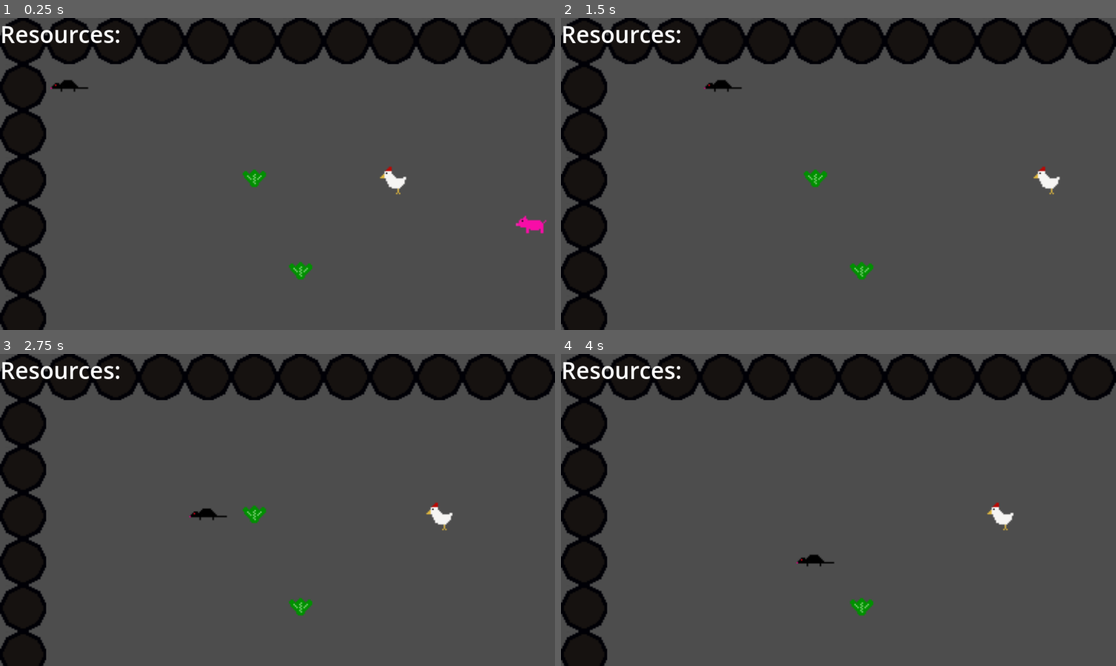
Above: before the commit, frames 1-4 (two rows, left to right).
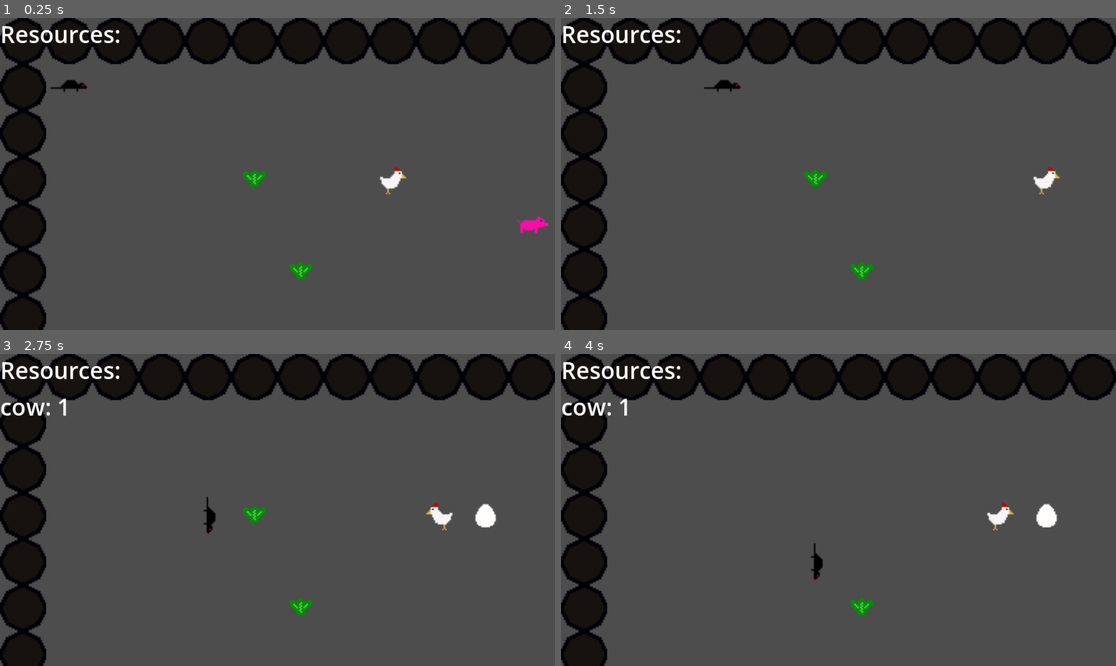
Above: after the commit, the same moments.

Repository: GymShrek/Cooking_mamba_fresh
Game: Godot game, scene res://scenes/Main.tscn
Same seed, same stepped clock (60 frames per second), same inputs: the game is played once before the commit and once after it.
Inputs:
- Up to frame 1 (0.25 s): no input
- Up to frame 2 (1.5 s): tap Enter at 0.5 s; hold Right (ui_right) 0.53-1.28 s; hold Down (ui_down) from 1.28 s (still down)
- Up to frame 3 (2.75 s): tap Space at 2 s; release Down (ui_down) at 2.03 s; hold Right (ui_right) from 2.03 s (still down)
- Up to frame 4 (4 s): release Right (ui_right) at 2.78 s; hold Up (ui_up) 2.78-3.53 s; hold Left (ui_left) from 3.53 s (still down)

The runs differ from the first frame. In frame 1, 0.4% of the frame differs, in the area x 9-99%, y 19-70%; in frame 2, 0.3%; in frame 3, 0.6%; in frame 4, 0.8%, in the area x 0-90%, y 14-73%.

Commit message:
updated animal movement patterns, corrected rotations, removed crashing error

Diff:
--- a/scripts/collectible.gd
+++ b/scripts/collectible.gd
@@ -10,6 +10,7 @@
 var target_position = Vector2i()
 var is_flying = false  # For chicken animation states
 var flying_cooldown = 0
+var facing_direction = Vector2i(1, 0)  # Default facing right
 
 # Resource textures dictionary
 var resource_textures = {
@@ -38,6 +39,7 @@
 # Reference to grid and main nodes
 var grid
 var main
+var egg_spawn_chance = 0.05  # 5% chance to spawn an egg per chicken movement
 
 func _ready():
 	# Set up the collectible appearance based on resource type
@@ -52,9 +54,9 @@
 		is_moving = true
 
 		# Set size multiplier for cow
-		#if resource_type == "cow":
-			#size_multiplier = 2
-			#scale = Vector2(2, 1)  # Double the length, same width
+		if resource_type == "cow":
+			size_multiplier = 2
+			scale = Vector2(2, 2)  # Double the length and width
 
 func set_resource_type(type):
 	resource_type = type
@@ -67,7 +69,7 @@
 		# Set size multiplier for cow
 		if resource_type == "cow":
 			size_multiplier = 2
-			scale = Vector2(2, 1)  # Double the length, same width
+			scale = Vector2(2, 2)  # Make it 2x2 in size
 	else:
 		is_animal = false
 		is_moving = false
@@ -88,8 +90,48 @@
 		else:
 			$Sprite2D.texture = resource_textures[resource_type]
 
+		# Handle sprite rotation based on facing direction
+		if is_animal:
+			update_sprite_direction()
+
+func update_sprite_direction():
+	# Reset rotation and flip
+	$Sprite2D.rotation = 0
+	$Sprite2D.flip_h = false
+	$Sprite2D.flip_v = false
+
+	# Apply appropriate transform based on facing direction
+	if facing_direction.x > 0:  # Right
+		# Default sprite orientation is typically facing left, so flip it
+		$Sprite2D.flip_h = true
+	elif facing_direction.x < 0:  # Left
+		# No change if sprite already faces left
+		pass
+	elif facing_direction.y > 0:  # Down
+		$Sprite2D.rotation = deg_to_rad(90)
+		# Depending on your sprites, you may need to flip as well
+		$Sprite2D.flip_h = true  # This might need adjustment based on your sprites
+	elif facing_direction.y < 0:  # Up
+		$Sprite2D.rotation = deg_to_rad(-90)
+		# Depending on your sprites, you may need to flip as well
+		$Sprite2D.flip_h = true  # This might need adjustment based on your sprites
+
 func move(snake_segments):
 	if not is_moving or not is_animal:
+		return
+
+	# If chicken is flying, it's uncollectible
+	if resource_type == "chicken" and is_flying:
+		flying_cooldown -= 1
+		if flying_cooldown <= 0:
+			is_flying = false
+			# Check if we landed on the snake, if so, move to the nearest available position
+			var grid_pos = grid.world_to_grid(position)
+			for segment in snake_segments:
+				if segment.grid_pos == grid_pos:
+					slide_to_nearest_valid_position(grid_pos, segment.grid_pos)
+					break
+		update_appearance()
 		return
 
 	var grid_pos = grid.world_to_grid(position)
@@ -101,10 +143,18 @@
 			new_pos = move_mouse(grid_pos, snake_head_pos, snake_segments)
 		"chicken":
 			new_pos = move_chicken(grid_pos, snake_head_pos, snake_segments)
+			# Check for egg spawning chance
+			if randf() <= egg_spawn_chance:
+				spawn_egg_behind(grid_pos)
 		"pig":
 			new_pos = move_pig(grid_pos, snake_head_pos, snake_segments)
 		"cow":
 			new_pos = move_cow(grid_pos, snake_head_pos, snake_segments)
+
+	# Update facing direction based on movement
+	if new_pos != grid_pos:
+		facing_direction = new_pos - grid_pos
+		update_sprite_direction()
 
 	# Update position if it changed and the new position is valid
 	if new_pos != grid_pos and is_position_valid(new_pos, resource_type):
@@ -115,6 +165,46 @@
 
 		position = grid.grid_to_world(new_pos)
 
+# Slide to nearest valid position when chicken lands on the snake
+func slide_to_nearest_valid_position(current_pos, snake_pos):
+	var directions = [
+		Vector2i(1, 0),   # Right
+		Vector2i(-1, 0),  # Left
+		Vector2i(0, 1),   # Down
+		Vector2i(0, -1)   # Up
+	]
+
+	# Try each direction until we find a valid position
+	for dir in directions:
+		var test_pos = current_pos + dir
+		if is_position_valid(test_pos) and test_pos != snake_pos:
+			position = grid.grid_to_world(test_pos)
+			facing_direction = dir
+			update_sprite_direction()
+			return
+
+# Spawn an egg behind the chicken
+func spawn_egg_behind(chicken_pos):
+	# Calculate position behind the chicken (opposite of facing direction)
+	var behind_pos = chicken_pos - facing_direction
+
+	# Check if position is valid
+	if not is_position_valid(behind_pos):
+		return
+
+	# Check if there's already a collectible there
+	for collectible in main.get_node("Collectibles").get_children():
+		if grid.world_to_grid(collectible.position) == behind_pos:
+			return
+
+	# Create the egg
+	var egg = load("res://scenes/Collectible.tscn").instantiate()
+	egg.position = grid.grid_to_world(behind_pos)
+	egg.set_resource_type("egg")
+
+	# Add to the scene
+	main.get_node("Collectibles").add_child(egg)
+
 # Check if a position is valid (not occupied by animals or snake and within grid)
 func is_position_valid(pos, ignore_resource_type = ""):
 	# Check if it's within the grid bounds and not a wall
@@ -134,10 +224,12 @@
 			if collectible.resource_type != "cow" and collectible_pos == pos:
 				return false
 
-			# For cow (2x1 size)
+			# For cow (2x2 size)
 			if collectible.resource_type == "cow":
-				if collectible_pos == pos or collectible_pos + Vector2i(1, 0) == pos:
-					return false
+				for x in range(2):
+					for y in range(2):
+						if collectible_pos + Vector2i(x, y) == pos:
+							return false
 
 	return true
 
@@ -228,20 +320,12 @@
 
 # Chicken movement: back and forth with jumping when snake approaches
 func move_chicken(curr_pos, snake_head_pos, snake_segments):
-	# Handle flying animation state
-	if is_flying:
-		flying_cooldown -= 1
-		if flying_cooldown <= 0:
-			is_flying = false
-		update_appearance()
-		return curr_pos  # Don't move while flying
-
 	# Check if snake is within 1 square - activate flying
-	if snake_head_pos != Vector2i(-1, -1) and (snake_head_pos - curr_pos).length() <= 1.5:
+	if not is_flying and snake_head_pos != Vector2i(-1, -1) and (snake_head_pos - curr_pos).length() <= 1.5:
 		is_flying = true
 		flying_cooldown = 2  # Will take 2 turns to land
 		update_appearance()
-		return curr_pos
+		return curr_pos  # Don't move while flying starts
 
 	# 50% chance to move randomly, 50% chance to return to starting position
 	if movement_pattern.size() == 0:
@@ -357,7 +441,7 @@
 		var milk_pos = grid.world_to_grid(nearest_milk.position)
 
 		# If too far from milk, move toward it
-		if min_distance > 4:
+		if min_distance > 8:  # Increased from 4 to 8 as requested
 			# Calculate the direction vector (avoid using normalized)
 			var diff = milk_pos - curr_pos
 			if abs(diff.x) > abs(diff.y):
@@ -383,7 +467,7 @@
 			# Choose first direction that keeps cow within range of milk
 			for dir in directions:
 				var new_pos = Vector2i(curr_pos.x + dir.x * 2, curr_pos.y + dir.y * 2)
-				if (new_pos - milk_pos).length() <= 4 and is_position_valid(new_pos):
+				if (new_pos - milk_pos).length() <= 8 and is_position_valid(new_pos):
 					move_dir = dir
 					break
 	else:
@@ -408,7 +492,6 @@
 	return curr_pos  # Stay in place if no valid moves
 
 # Helper function to move toward a target position
-# Renamed to avoid confusion with any built-in move_toward function
 func move_toward_pos(curr_pos, target_pos, snake_segments):
 	var diff = target_pos - curr_pos
 	var move_dir = Vector2i()
--- a/scripts/snake_body.gd
+++ b/scripts/snake_body.gd
@@ -6,6 +6,11 @@
 var is_double_front = false  # First half of a double-width segment
 var is_double_back = false   # Second half of a double-width segment
 
+# Standard textures
+var standard_body_texture = preload("res://assets/mamba_mid_full.png")
+var double_body_texture = preload("res://assets/mamba_mid_double.png")
+
+# Resource textures dictionary - organized by resource types
 var resource_textures = {
 	# Static resources
 	"wheat": preload("res://assets/wheat_snake.png"),
@@ -14,11 +19,14 @@
 	"egg": preload("res://assets/egg_snake.png"),
 	"milk": preload("res://assets/milk_snake.png"),
 
-	# Animals
+	# Animals - Front/Back pairs for double-width resources
+	"cow_front": preload("res://assets/cow_snake_front.png"),
+	"cow_back": preload("res://assets/cow_snake_back.png"),
+
+	# Regular animal resources
 	"mouse": preload("res://assets/mouse_snake.png"),
 	"chicken": preload("res://assets/chicken_snake.png"),
-	"pig": preload("res://assets/pig_snake.png"),
-	"cow": preload("res://assets/cow_snake.png")
+	"pig": preload("res://assets/pig_snake.png")
 }
 
 func _ready():
@@ -32,69 +40,39 @@
 
 	update_appearance()
 
-# Set this segment as the front half of a double-width resource
-#func set_is_double_front(value):
-#	is_double_front = value
-#	update_appearance()
+func set_is_double_front(value):
+	is_double_front = value
+	update_appearance()
 
-# Set this segment as the back half of a double-width resource
-##	is_double_back = value
-	#update_appearance()
+func set_is_double_back(value):
+	is_double_back = value
+	update_appearance()
 
 func update_appearance():
-	# Base resource type (remove "_back" suffix if present)
-	var base_resource_type = resource_type
-	if base_resource_type.ends_with("_back"):
-		base_resource_type = base_resource_type.substr(0, base_resource_type.length() - 5)
+	# Choose the appropriate base texture for the segment
+	if is_double_front or is_double_back:
+		$Sprite2D.texture = double_body_texture
+	else:
+		$Sprite2D.texture = standard_body_texture
 
-	# Choose the appropriate base texture for the segment
-	if is_double_front:
-		# Front half of a double-width resource
-		$Sprite2D.texture = preload("res://assets/mamba_mid_full.png")
+	# If carrying food, add resource sprite
+	if is_carrying_food and resource_type != "":
+		# Create resource sprite if it doesn't exist
+		if not has_node("ResourceSprite"):
+			var resource_sprite = Sprite2D.new()
+			resource_sprite.name = "ResourceSprite"
+			add_child(resource_sprite)
 
-		# Add the resource sprite (front half)
-		if is_carrying_food and resource_textures.has(base_resource_type):
-			# Create resource sprite if it doesn't exist
-			if not has_node("ResourceSprite"):
-				var resource_sprite = Sprite2D.new()
-				resource_sprite.name = "ResourceSprite"
-				add_child(resource_sprite)
+		# Check if we have a texture for this resource type
+		if resource_textures.has(resource_type):
+			$ResourceSprite.texture = resource_textures[resource_type]
+			$ResourceSprite.visible = true
 
-			# Show the front half of the resource
-			$ResourceSprite.texture = resource_textures[base_resource_type]
-			$ResourceSprite.region_enabled = true
-			$ResourceSprite.region_rect = Rect2(0, 0, $ResourceSprite.texture.get_width() / 2, $ResourceSprite.texture.get_height())
-
-	elif is_double_back:
-		# Back half of a double-width resource
-		$Sprite2D.texture = preload("res://assets/mamba_mid_full.png")
-
-		# Add the resource sprite (back half)
-		if is_carrying_food and resource_textures.has(base_resource_type):
-			# Create resource sprite if it doesn't exist
-			if not has_node("ResourceSprite"):
-				var resource_sprite = Sprite2D.new()
-				resource_sprite.name = "ResourceSprite"
-				add_child(resource_sprite)
-
-			# Show the back half of the resource
-			$ResourceSprite.texture = resource_textures[base_resource_type]
-			$ResourceSprite.region_enabled = true
-			$ResourceSprite.region_rect = Rect2($ResourceSprite.texture.get_width() / 2, 0, $ResourceSprite.texture.get_width() / 2, $ResourceSprite.texture.get_height())
-
-	else:
-		# Regular segment
-		$Sprite2D.texture = preload("res://assets/mamba_mid_full.png")
-
-		# If carrying food, add resource sprite on top
-		if is_carrying_food and base_resource_type != "" and resource_textures.has(base_resource_type):
-			# Create resource sprite if it doesn't exist
-			if not has_node("ResourceSprite"):
-				var resource_sprite = Sprite2D.new()
-				resource_sprite.name = "ResourceSprite"
-				add_child(resource_sprite)
-
-			# Update the resource sprite
-			$ResourceSprite.texture = resource_textures[base_resource_type]
-			# Make sure region is disabled for regular sprites
+			# No region needed for the resource sprite - each has its own texture
 			$ResourceSprite.region_enabled = false
+		else:
+			# If we don't have a texture for this resource, hide the sprite
+			$ResourceSprite.visible = false
+	elif has_node("ResourceSprite"):
+		# If not carrying food, hide the resource sprite
+		$ResourceSprite.visible = false
--- a/snake.gd
+++ b/snake.gd
@@ -1,4 +1,4 @@
-# scripts/Snake.gd
+# scripts/snake.gd
 extends Node2D
 
 # Basic movement directions
@@ -16,7 +16,7 @@
 var next_direction = Direction.RIGHT
 var segments = []
 var turn_timer = 0
-var turn_delay = game_speed  # 0.2 seconds per turn (your new speed)
+var turn_delay = game_speed  # 0.2 seconds per turn
 var can_move = true
 
 # Input buffer system
@@ -87,6 +87,7 @@
 		turn_timer = 0
 		move_snake()
 
+# Input handling code remains the same
 func handle_input():
 	# Get input for direction change and add to buffer
 	var new_direction = -1
@@ -162,39 +163,8 @@
 	update_segments_appearance()
 
 func move_body():
-	# Special handling for double-width segments (front and back)
+	# Move each segment to the position of the one in front of it
 	for i in range(segments.size() - 1, 0, -1):
-		# Handle double-width back segment specially - it follows the front segment in a consistent way
-		if i > 0 and "is_double_back" in segments[i] and segments[i].is_double_back:
-			var front_index = i - 1
-			# Make sure the previous segment is the double-width front segment
-			if front_index >= 0 and "is_double_front" in segments[front_index] and segments[front_index].is_double_front:
-				# Get the front segment's position and direction
-				var front_pos = segments[front_index].grid_pos
-
-				# Get the direction of the front segment based on its rotation
-				var front_dir = Vector2i()
-				var rotation_deg = rad_to_deg(segments[front_index].node.rotation)
-
-				match int(rotation_deg) % 360:
-					0:   # Right
-						front_dir = Vector2i(1, 0)
-					90:  # Down
-						front_dir = Vector2i(0, 1)
-					180: # Left
-						front_dir = Vector2i(-1, 0)
-					270: # Up
-						front_dir = Vector2i(0, -1)
-
-				# Position the back segment directly behind the front segment
-				segments[i].grid_pos = Vector2i(
-					front_pos.x - front_dir.x,
-					front_pos.y - front_dir.y
-				)
-				segments[i].node.position = grid.grid_to_world(segments[i].grid_pos)
-				continue
-
-		# Normal segment movement
 		segments[i].grid_pos = segments[i-1].grid_pos
 		segments[i].node.position = grid.grid_to_world(segments[i].grid_pos)
 
@@ -209,17 +179,21 @@
 	# Check if any collectible is at the given position
 	var collectibles_node = get_parent().get_node("Collectibles")
 	for collectible in collectibles_node.get_children():
+		# Skip chickens that are flying (uncollectible)
+		if collectible.resource_type == "chicken" and collectible.is_flying:
+			continue
+
 		var collectible_grid_pos = grid.world_to_grid(collectible.position)
 
 		# For regular collectibles
 		if collectible_grid_pos == pos:
 			return collectible
 
-		# Special case for cow (2x1 size)
+		# Special case for cow (2x2 size) - make entire cow collectible
 		if collectible.resource_type == "cow":
 			# Check if snake head collides with any part of the cow
 			for x in range(2):
-				for y in range(collectible.size_multiplier == 2):
+				for y in range(2):
 					if collectible_grid_pos + Vector2i(x, y) == pos:
 						return collectible
 
@@ -292,9 +266,6 @@
 	# Create a new body segment carrying food
 	var body = body_scene.instantiate()
 
-	# Position for the new segment (right behind the head)
-	var head_pos = segments[0].grid_pos
-
 	# Insert the new segment right behind the head (at position 1)
 	body.position = grid.grid_to_world(segments[1].grid_pos)
 
@@ -313,23 +284,23 @@
 	# Update the segment appearances
 	update_segments_appearance()
 
-# Special function to add a double-width segment (which is actually two segments visually connected)
+# Enhanced function to add a double-width segment (which is actually two segments visually connected)
 func grow_snake_with_double_segment(resource_type):
 	# Create the first body segment (front part)
 	var front_segment = body_scene.instantiate()
 	front_segment.position = grid.grid_to_world(segments[1].grid_pos)
 
 	# Set it as first half of the double segment
-	front_segment.set_carrying_food(true, resource_type)
+	front_segment.set_carrying_food(true, resource_type + "_front")
 	front_segment.set_is_double_front(true)
 
 	# Create the second body segment (back part)
 	var back_segment = body_scene.instantiate()
 
-	# Position the back segment in the same place initially (will be moved in update_segments_appearance)
+	# Position the back segment in the same place initially (will be repositioned later)
 	back_segment.position = grid.grid_to_world(segments[1].grid_pos)
 
-	# Set it as second half of the double segment, with a modified resource type to identify it
+	# Set it as second half of the double segment
 	back_segment.set_carrying_food(true, resource_type + "_back")
 	back_segment.set_is_double_back(true)
 
@@ -342,7 +313,7 @@
 		"node": front_segment,
 		"grid_pos": segments[1].grid_pos,
 		"carrying_food": true,
-		"resource_type": resource_type,
+		"resource_type": resource_type + "_front",
 		"is_double_front": true
 	})
 
@@ -358,26 +329,26 @@
 	update_segments_appearance()
 
 func update_segments_appearance():
-	# Update the rotation and appearance of each segment
+	# Update the rotation of each segment
 	for i in range(segments.size()):
 		update_segment_rotation(i)
 
-		# Special handling for double-width segments to ensure they appear connected
-		if i > 0 and i < segments.size() - 1:
-			# If this is a double-width front segment, ensure back segment is aligned
-			if "is_double_front" in segments[i] and segments[i].is_double_front:
-				var back_index = i + 1
-				if back_index < segments.size() and "is_double_back" in segments[back_index] and segments[back_index].is_double_back:
-					# Copy the rotation from front to back segment for visual consistency
-					segments[back_index].node.rotation = segments[i].node.rotation
-
 func update_segment_rotation(index):
 	var segment = segments[index]
+
+	# Direction vector to next segment
+	var dir_to_next = Vector2i(0, 0)
+	if index < segments.size() - 1:
+		dir_to_next = segments[index + 1].grid_pos - segment.grid_pos
+
+	# Direction vector to previous segment
+	var dir_from_prev = Vector2i(0, 0)
+	if index > 0:
+		dir_from_prev = segment.grid_pos - segments[index - 1].grid_pos
 
 	# Handle head rotation
 	if index == 0:
 		# Rotate head based on direction
-		# Head connects on the left side, so rotate accordingly
 		match current_direction:
 			Direction.UP:
 				segment.node.rotation = deg_to_rad(270)
@@ -390,49 +361,100 @@
 
 	# Handle tail rotation
 	elif index == segments.size() - 1:
-		# Get direction to previous segment
-		var prev_pos = segments[index-1].grid_pos
-		var curr_pos = segment.grid_pos
-		var direction = prev_pos - curr_pos
-
-		# Rotate tail based on direction to previous segment
-		# Since tail connects on the right side, we need to rotate it accordingly
+		# Get direction from previous segment
+		var direction = dir_from_prev
+
+		# Rotate tail to face away from previous segment
 		if direction == Vector2i(1, 0):  # Previous segment is to the right
+			segment.node.rotation = deg_to_rad(180)
+		elif direction == Vector2i(-1, 0):  # Previous segment is to the left
 			segment.node.rotation = deg_to_rad(0)
-		elif direction == Vector2i(-1, 0):  # Previous segment is to the left
+		elif direction == Vector2i(0, 1):  # Previous segment is below
+			segment.node.rotation = deg_to_rad(270)
+		elif direction == Vector2i(0, -1):  # Previous segment is above
+			segment.node.rotation = deg_to_rad(90)
+
+	# Handle body segments rotation
+	else:
+		# Detect if this is part of a double-width segment pair
+		var is_double_front = "is_double_front" in segment and segment.is_double_front
+		var is_double_back = "is_double_back" in segment and segment.is_double_back
+
+		# For double segments, we need special handling
+		if is_double_front or is_double_back:
+			handle_double_segment_rotation(index, is_double_front, is_double_back, dir_from_prev, dir_to_next)
+		else:
+			# Regular body segment - determine rotation based on neighboring segments
+			if dir_from_prev.x == -dir_to_next.x and dir_from_prev.y == 0 and dir_to_next.y == 0:
+				# Horizontal straight segment
+				segment.node.rotation = deg_to_rad(0)
+			elif dir_from_prev.y == -dir_to_next.y and dir_from_prev.x == 0 and dir_to_next.x == 0:
+				# Vertical straight segment
+				segment.node.rotation = deg_to_rad(90)
+			# Corner segments
+			elif (dir_from_prev.x == 0 and dir_to_next.y == 0) or (dir_from_prev.y == 0 and dir_to_next.x == 0):
+				# Determine the specific corner type and set rotation
+				if (dir_from_prev.y < 0 and dir_to_next.x > 0) or (dir_from_prev.x > 0 and dir_to_next.y < 0):
+					# Top-right corner
+					segment.node.rotation = deg_to_rad(0)
+				elif (dir_from_prev.y < 0 and dir_to_next.x < 0) or (dir_from_prev.x < 0 and dir_to_next.y < 0):
+					# Top-left corner
+					segment.node.rotation = deg_to_rad(270)
+				elif (dir_from_prev.y > 0 and dir_to_next.x > 0) or (dir_from_prev.x > 0 and dir_to_next.y > 0):
+					# Bottom-right corner
+					segment.node.rotation = deg_to_rad(90)
+				elif (dir_from_prev.y > 0 and dir_to_next.x < 0) or (dir_from_prev.x < 0 and dir_to_next.y > 0):
+					# Bottom-left corner
+					segment.node.rotation = deg_to_rad(180)
+
+# Special handling for double-width segments rotation
+func handle_double_segment_rotation(index, is_front, is_back, dir_from_prev, dir_to_next):
+	var segment = segments[index]
+
+	if is_front:
+		# Front segment follows regular rotation rules based on direction
+		if dir_from_prev.x == 1:  # Coming from right
+			segment.node.rotation = deg_to_rad(0)
+		elif dir_from_prev.x == -1:  # Coming from left
 			segment.node.rotation = deg_to_rad(180)
-		elif direction == Vector2i(0, 1):  # Previous segment is below
+		elif dir_from_prev.y == 1:  # Coming from below
 			segment.node.rotation = deg_to_rad(90)
-		elif direction == Vector2i(0, -1):  # Previous segment is above
+		elif dir_from_prev.y == -1:  # Coming from above
 			segment.node.rotation = deg_to_rad(270)
 
-	# Handle body segments rotation - only for segments that have both a previous and next segment
-	elif index > 0 and index < segments.size() - 1:
-		# For body segments, calculate rotation based on neighboring segments
-		var prev_segment_pos = segments[index-1].grid_pos
-		var next_segment_pos = segments[index+1].grid_pos
-		var dir_to_prev = prev_segment_pos - segment.grid_pos
-		var dir_to_next = next_segment_pos - segment.grid_pos
-
-		# Straight segments (horizontal or vertical)
-		if dir_to_prev.x == -dir_to_next.x and dir_to_prev.y == 0 and dir_to_next.y == 0:
-			# Horizontal straight segment
-			segment.node.rotation = deg_to_rad(0)
-		elif dir_to_prev.y == -dir_to_next.y and dir_to_prev.x == 0 and dir_to_next.x == 0:
-			# Vertical straight segment
-			segment.node.rotation = deg_to_rad(90)
-		# Corner segments
-		elif (dir_to_prev.x == 0 and dir_to_next.y == 0) or (dir_to_prev.y == 0 and dir_to_next.x == 0):
-			# Determine the specific corner type and set rotation
-			if (dir_to_prev.y < 0 and dir_to_next.x > 0) or (dir_to_prev.x > 0 and dir_to_next.y < 0):
-				# Top-right corner
-				segment.node.rotation = deg_to_rad(0)
-			elif (dir_to_prev.y < 0 and dir_to_next.x < 0) or (dir_to_prev.x < 0 and dir_to_next.y < 0):
-				# Top-left corner
-				segment.node.rotation = deg_to_rad(270)
-			elif (dir_to_prev.y > 0 and dir_to_next.x > 0) or (dir_to_prev.x > 0 and dir_to_next.y > 0):
-				# Bottom-right corner
-				segment.node.rotation = deg_to_rad(90)
-			elif (dir_to_prev.y > 0 and dir_to_next.x < 0) or (dir_to_prev.x < 0 and dir_to_next.y > 0):
-				# Bottom-left corner
-				segment.node.rotation = deg_to_rad(180)
+		# Ensure the back segment is properly positioned
+		if index + 1 < segments.size() and "is_double_back" in segments[index + 1] and segments[index + 1].is_double_back:
+			position_double_back_segment(index)
+
+	elif is_back:
+		# Back segment mirrors front segment rotation
+		if index > 0 and "is_double_front" in segments[index - 1] and segments[index - 1].is_double_front:
+			segment.node.rotation = segments[index - 1].node.rotation
+
+# Position the back segment of a double-width pair correctly
+func position_double_back_segment(front_index):
+	if front_index + 1 >= segments.size():
+		return
+
+	var front_segment = segments[front_index]
+	var back_segment = segments[front_index + 1]
+
+	# Calculate back position based on front rotation
+	var front_rotation = rad_to_deg(front_segment.node.rotation)
+	var front_pos = front_segment.grid_pos
+	var back_offset = Vector2i()
+
+	# Determine back offset based on front rotation
+	match int(front_rotation) % 360:
+		0:   # Right
+			back_offset = Vector2i(-1, 0)  # Back is to the left
+		90:  # Down
+			back_offset = Vector2i(0, -1)  # Back is above
+		180: # Left
+			back_offset = Vector2i(1, 0)   # Back is to the right
+		270: # Up
+			back_offset = Vector2i(0, 1)   # Back is below
+
+	# Update back segment grid position and node position
+	back_segment.grid_pos = front_pos + back_offset
+	back_segment.node.position = grid.grid_to_world(back_segment.grid_pos)
Binary file added: assets/cow_snake_back.png
Not shown, added: assets/cow_snake_back.png.import
Binary file added: assets/cow_snake_front.png
Not shown, added: assets/cow_snake_front.png.import
Binary file changed: assets/mamba_mid_double.png
Binary file changed: assets/milk.png
